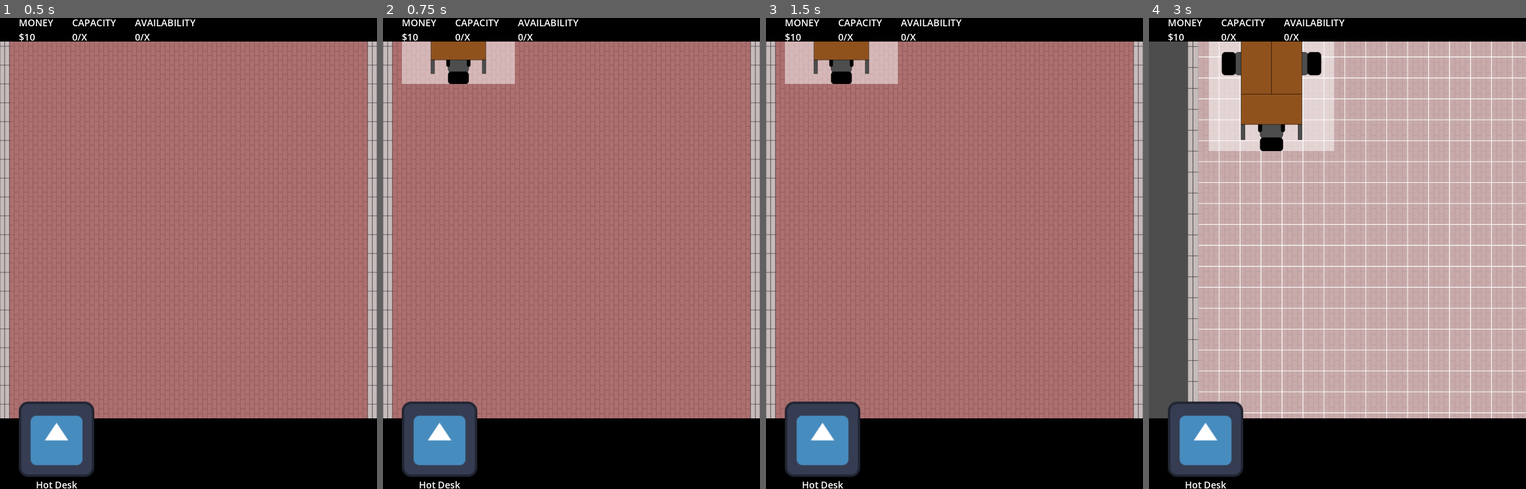
Above: before the commit, frames 1-4 (left to right).
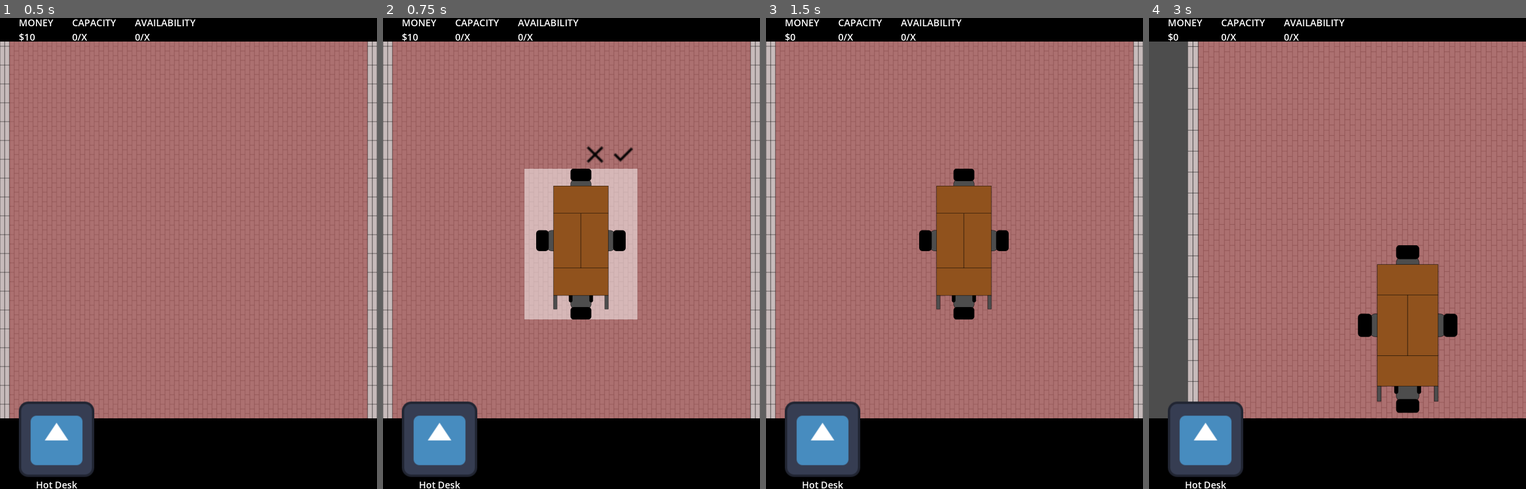
Above: after the commit, the same moments.

Repository: niels-hb/officie-godot
Game: Godot game, scene res://scenes/offices/basic_office_1/basic_office_1.tscn
The game is run twice, just before and just after one commit, with the same random seed, the same clock (stepped at 60 frames per second) and the same inputs. The engine's default icon, where the game draws it, is replaced by a stand-in: a white triangle on a blue panel in a dark square.
Inputs (mouse positions are in pixels of both pictures, inside the frame that each line leads up to):
- Up to frame 1 (0.5 s): no input
- Up to frame 2 (0.75 s): tap Enter at 0.5 s; drag from (439, 451) to (609, 149) at 0.52 s
- Up to frame 3 (1.5 s): click (1007, 154) at 1.27 s
- Up to frame 4 (3 s): tap Space at 2 s; drag from (1262, 277) to (1318, 347) at 2.02 s; tap Enter at 2.75 s; move the mouse to (1269, 65) at 2.77 s; hold . (multi_swipe_down_right) from 2.78 s (still down); hold Mouse wheel up (pinch_outward) from 2.78 s (still down); click (1269, 65) at 2.92 s

Frame 1 is identical in both runs. In frame 2, 12% of the frame differs, in the area x 5-68%, y 5-64%; in frame 3, 7.1%; in frame 4, 69%, in the area x 6-100%, y 3-85%.

Commit message:
Added BaseOffice.office_size to place selected rooms in center

Diff:
--- a/scenes/offices/base_office/base_office.gd
+++ b/scenes/offices/base_office/base_office.gd
@@ -4,11 +4,13 @@
 
 @onready var camera: GestureControlledCamera2D = $Camera
 
+# TODO: Dynamic row/column count based on office floor plan
+var office_size: Vector2 = Vector2(19, 33)
+
 
 func _ready() -> void:
-	# TODO: Dynamic row/column count based on office floor plan
-	for i: int in range(0, 19):
-		for j: int in range(0, 33):
+	for i: int in range(0, office_size.x):
+		for j: int in range(0, office_size.y):
 			var cell: Node2D = grid_outline.instantiate()
 			cell.position.x = i * GameInformation.GRID_SIZE
 			cell.position.y = j * GameInformation.GRID_SIZE
@@ -20,6 +22,7 @@
 		return
 
 	var base_room: BaseRoom = (room.scene.instantiate() as BaseRoom).init(room)
+	base_room.position = office_size * GameInformation.GRID_SIZE / 2
 	var _connect_result: int = base_room.drag_state_changed.connect(_on_drag_state_changed)
 
 	$Grid/Rooms.add_child(base_room)
